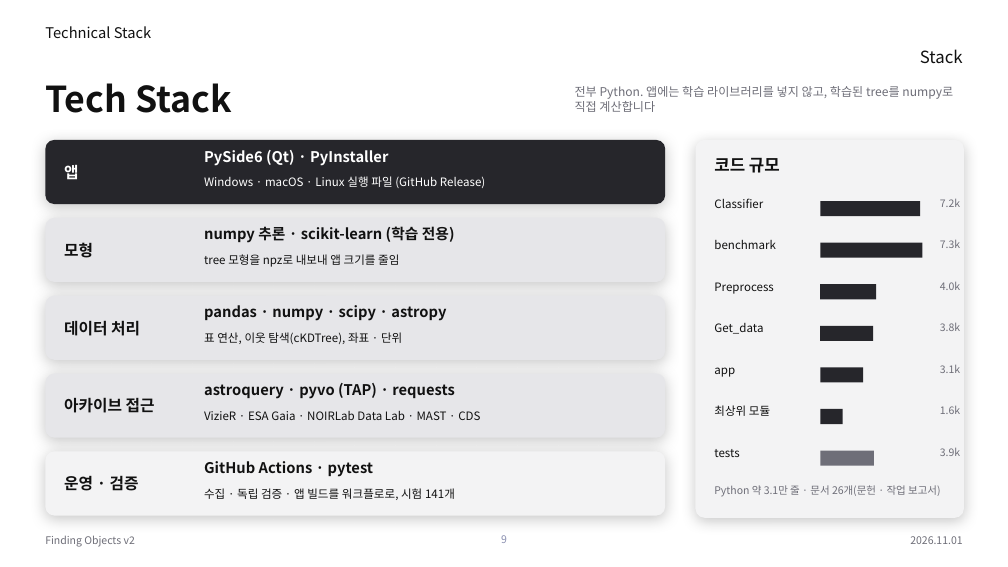
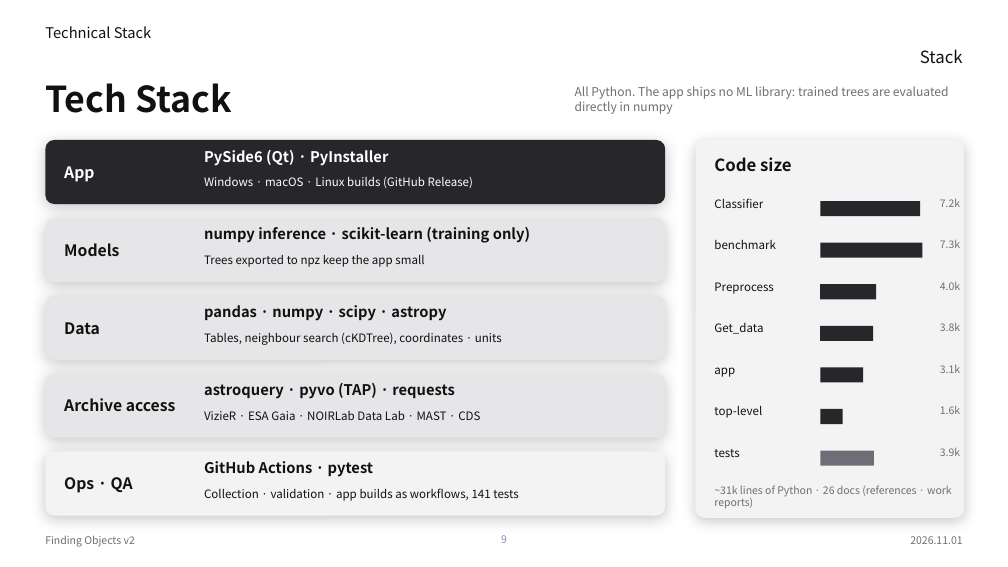
Before and after one commit to Pinchpeach/Finding_objects, a slide deck: slide 9 of v2/document/PIPELINE_STACK_v2.44.0.pptx. Drawn at 1008x567 pixels with LibreOffice and Linux fonts; fonts in the diff are those of the drawing. Boxes give left, top, right and bottom in pixels: in the first picture for what was removed or moved away, otherwise in the second. Text is boxed around its words. In the diff, an @@ line names an element or a change of style, - is before the commit and + after.

```diff
--- a/v2/document/PIPELINE_STACK_v2.44.0.pptx
+++ b/v2/document/PIPELINE_STACK_v2.44.0.pptx
@@ text at box(575, 86, 949, 114): text changed @@
-전부 Python. 앱에는 학습 라이브러리를 넣지 않고, 학습된 tree를 numpy로 직접 계산합니다
+All Python. The app ships no ML library: trained trees are evaluated directly in numpy
@@ text at box(64, 166, 94, 182): text changed @@
-앱
+App
@@ text at box(204, 177, 473, 188): text changed @@
-Windows · macOS · Linux 실행 파일 (GitHub Release)
+Windows · macOS · Linux builds (GitHub Release)
@@ text at box(714, 157, 791, 172): text changed @@
-코드 규모
+Code size
@@ text at box(204, 227, 530, 243): text changed @@
-numpy 추론 · scikit-learn (학습 전용)
+numpy inference · scikit-learn (training only)
@@ text at box(64, 243, 119, 256): text changed @@
-모형
+Models
@@ text at box(204, 255, 424, 267): text changed @@
-tree 모형을 npz로 내보내 앱 크기를 줄임
+Trees exported to npz keep the app small
@@ text at box(64, 322, 100, 334): text changed @@
-데이터 처리
+Data
@@ text at box(204, 332, 502, 345): text changed @@
-표 연산, 이웃 탐색(cKDTree), 좌표 · 단위
+Tables, neighbour search (cKDTree), coordinates · units
@@ text at box(64, 398, 176, 411): text changed @@
-아카이브 접근
+Archive access
@@ text at box(714, 406, 762, 418): text changed @@
-최상위 모듈
+top-level
@@ text at box(64, 477, 133, 493): text changed @@
-운영 · 검증
+Ops · QA
@@ text at box(204, 488, 518, 501): text changed @@
-수집 · 독립 검증 · 앱 빌드를 워크플로로, 시험 141개
+Collection · validation · app builds as workflows, 141 tests
@@ text at box(714, 485, 952, 509): text changed @@
-Python 약 3.1만 줄 · 문서 26개(문헌 · 작업 보고서)
+~31k lines of Python · 26 docs (references · work reports)
```
Also in this commit, not shown: 11 other slides changed, 1 other file.
